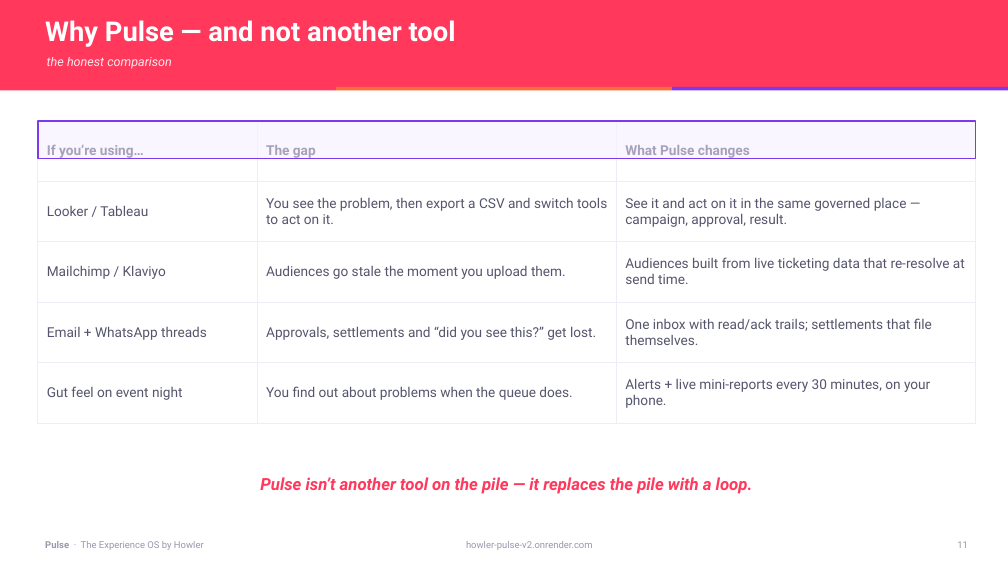
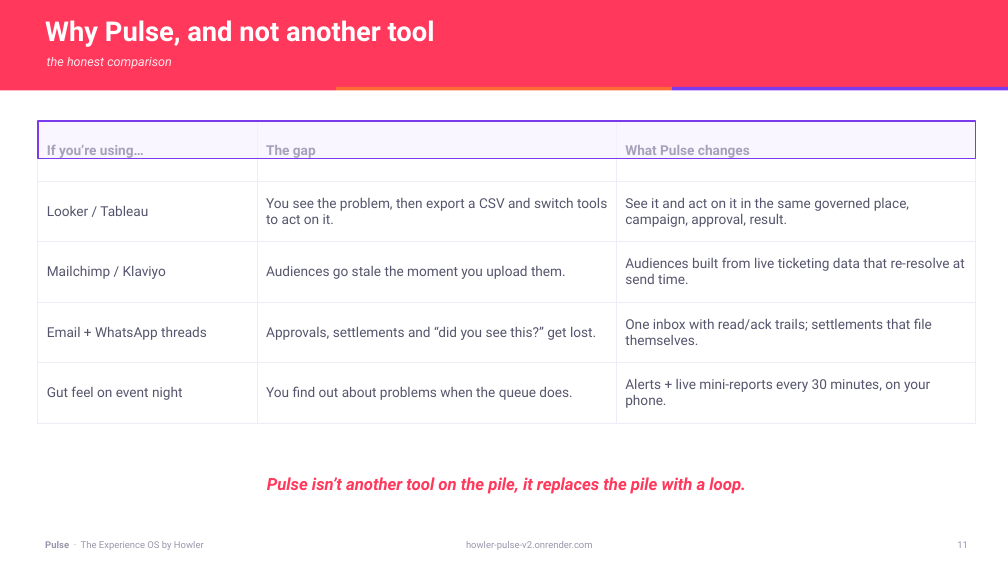
Before and after one commit to Shai-Xai/Shai-looker2, a slide deck: slide 11 of docs/sales-collateral/Pulse-Sales-Deck.pptx. Drawn at 1008x567 pixels with LibreOffice and Linux fonts; fonts in the diff are those of the drawing. Boxes give left, top, right and bottom in pixels: in the first picture for what was removed or moved away, otherwise in the second. Text is boxed around its words. In the diff, an @@ line names an element or a change of style, - is before the commit and + after.

```diff
--- a/docs/sales-collateral/Pulse-Sales-Deck.pptx
+++ b/docs/sales-collateral/Pulse-Sales-Deck.pptx
@@ text at bbox=[45, 20, 435, 47]: text changed @@
-Why Pulse — and not another tool
+Why Pulse, and not another tool
@@ table at bbox=[38, 121, 975, 412] @@
-row 2, column 3: See it and act on it in the same governed place — campaign, approval, result.
+row 2, column 3: See it and act on it in the same governed place, campaign, approval, result.
@@ text at bbox=[267, 477, 746, 494]: text changed @@
-Pulse isn’t another tool on the pile — it replaces the pile with a loop.
+Pulse isn’t another tool on the pile, it replaces the pile with a loop.
```
Also in this commit, not shown: 12 other slides changed, 3 other files.
